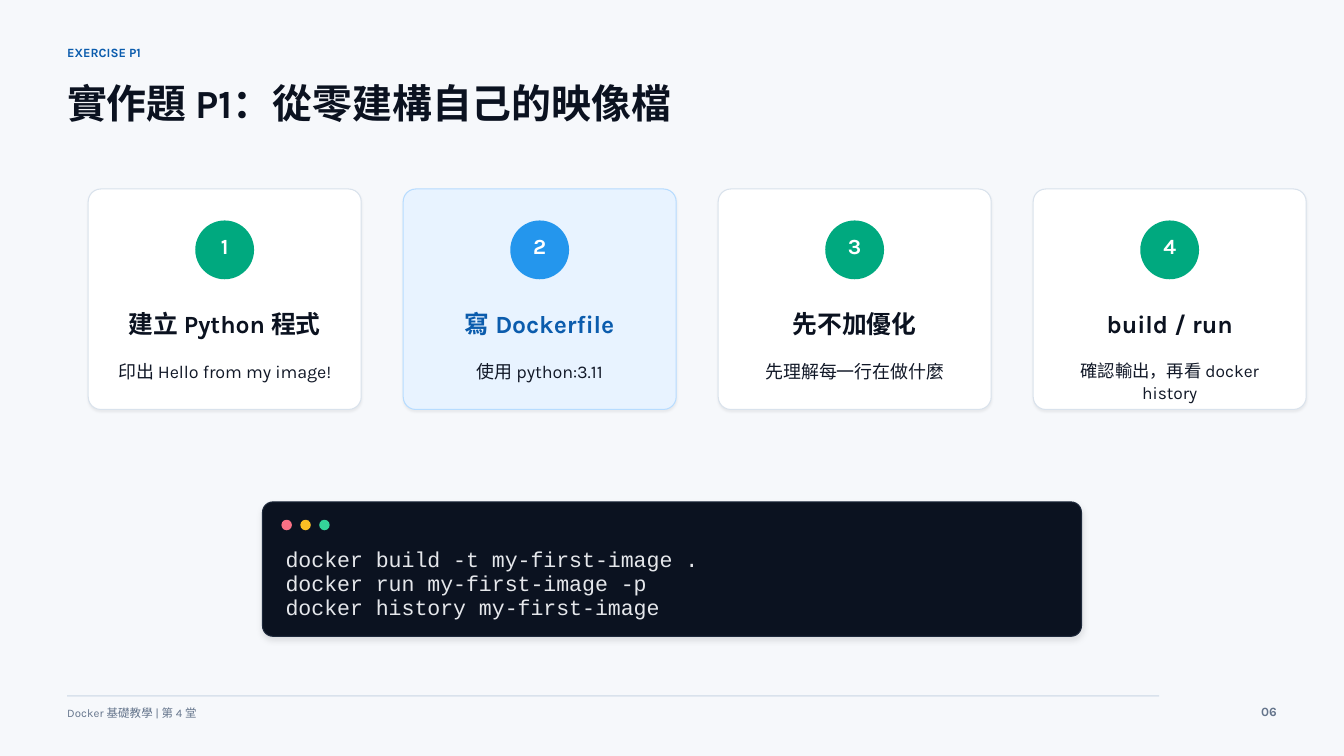
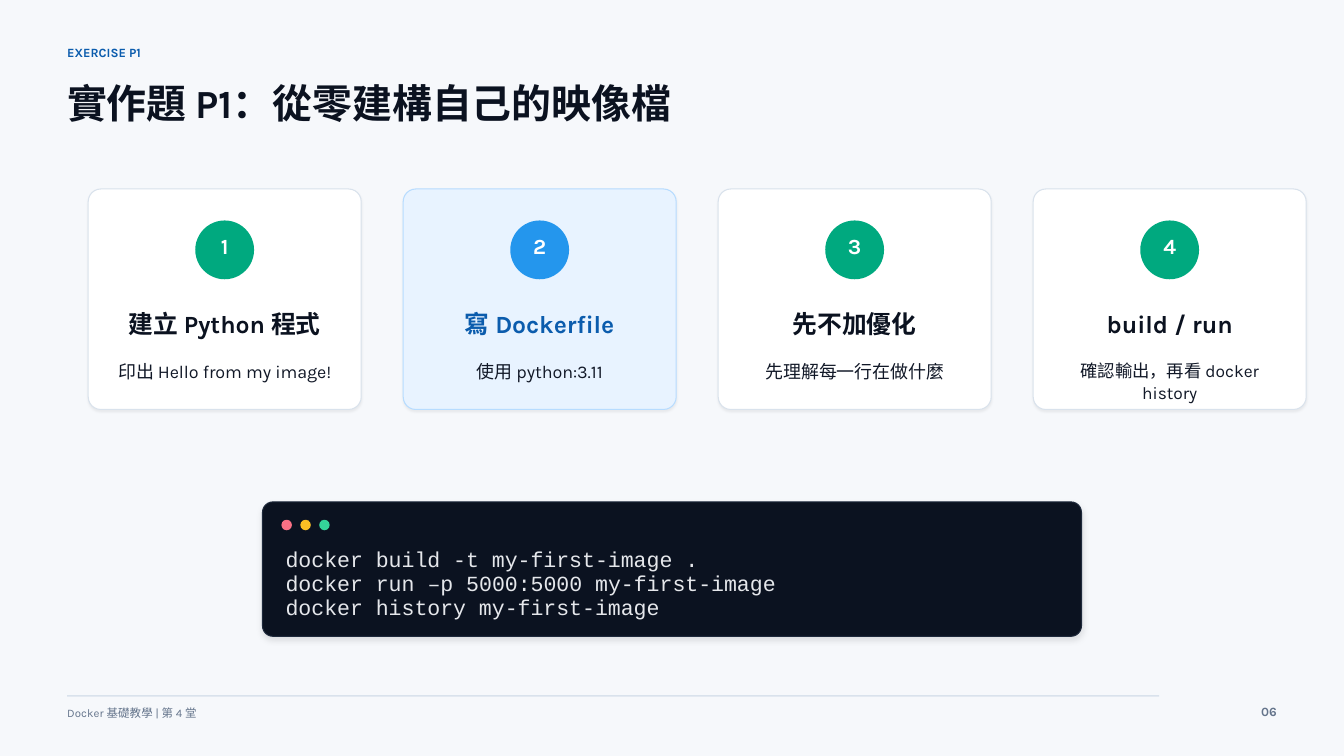
Before and after one commit to lalalalaluk/docker-practice, a slide deck: slide 8 of slides/docker-session4-custom-image-dockerhub.pptx. Drawn at 1344x756 pixels with LibreOffice and Linux fonts; fonts in the diff are those of the drawing. Boxes give left, top, right and bottom in pixels: in the first picture for what was removed or moved away, otherwise in the second. Text is boxed around its words. In the diff, an @@ line names an element or a change of style, - is before the commit and + after.

```diff
--- a/slides/docker-session4-custom-image-dockerhub.pptx
+++ b/slides/docker-session4-custom-image-dockerhub.pptx
@@ text at (x1=286, y1=576, x2=776, y2=596): text changed @@
-docker run my-first-image -p
+docker run –p 5000:5000 my-first-image
```
Also in this commit, not shown: 2 other slides changed, 1 slide added, 2 other files.
